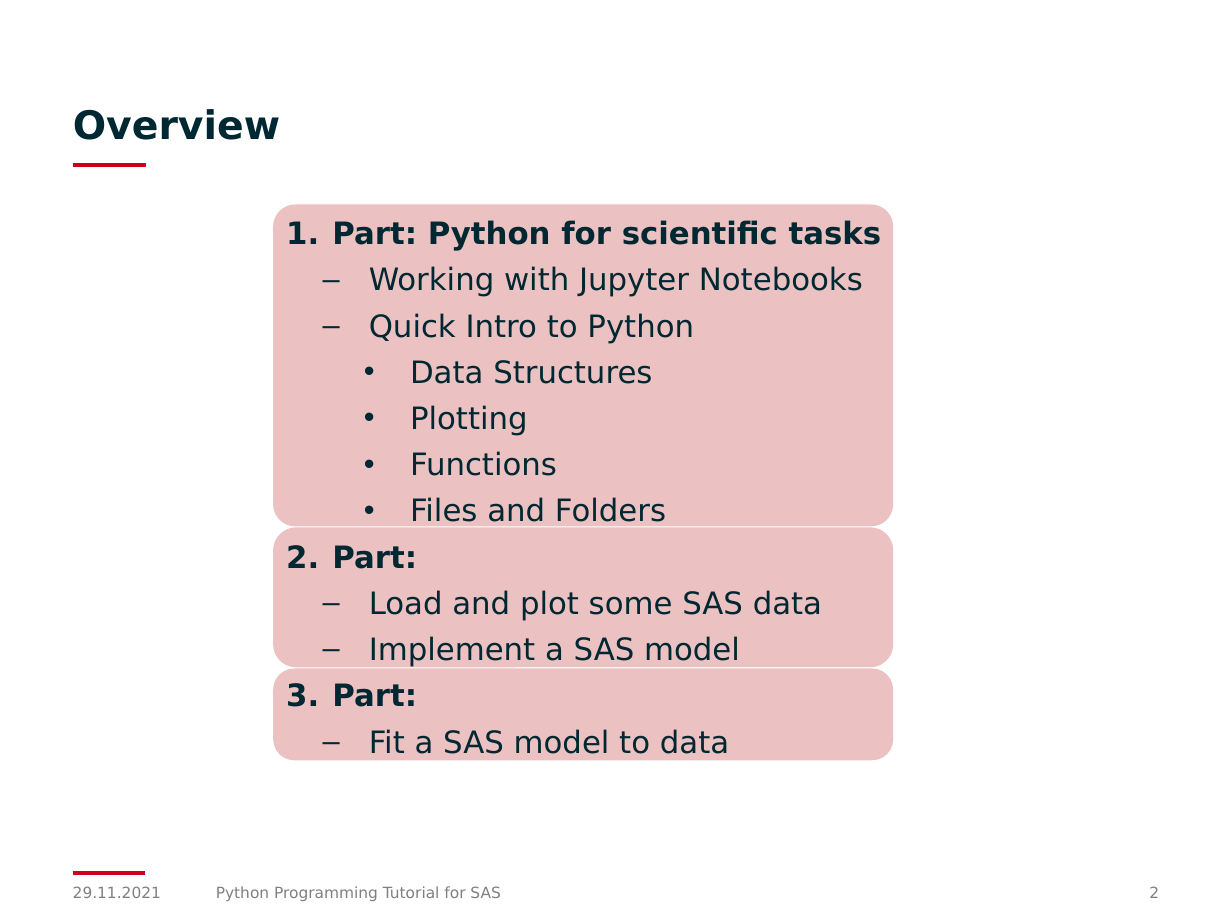
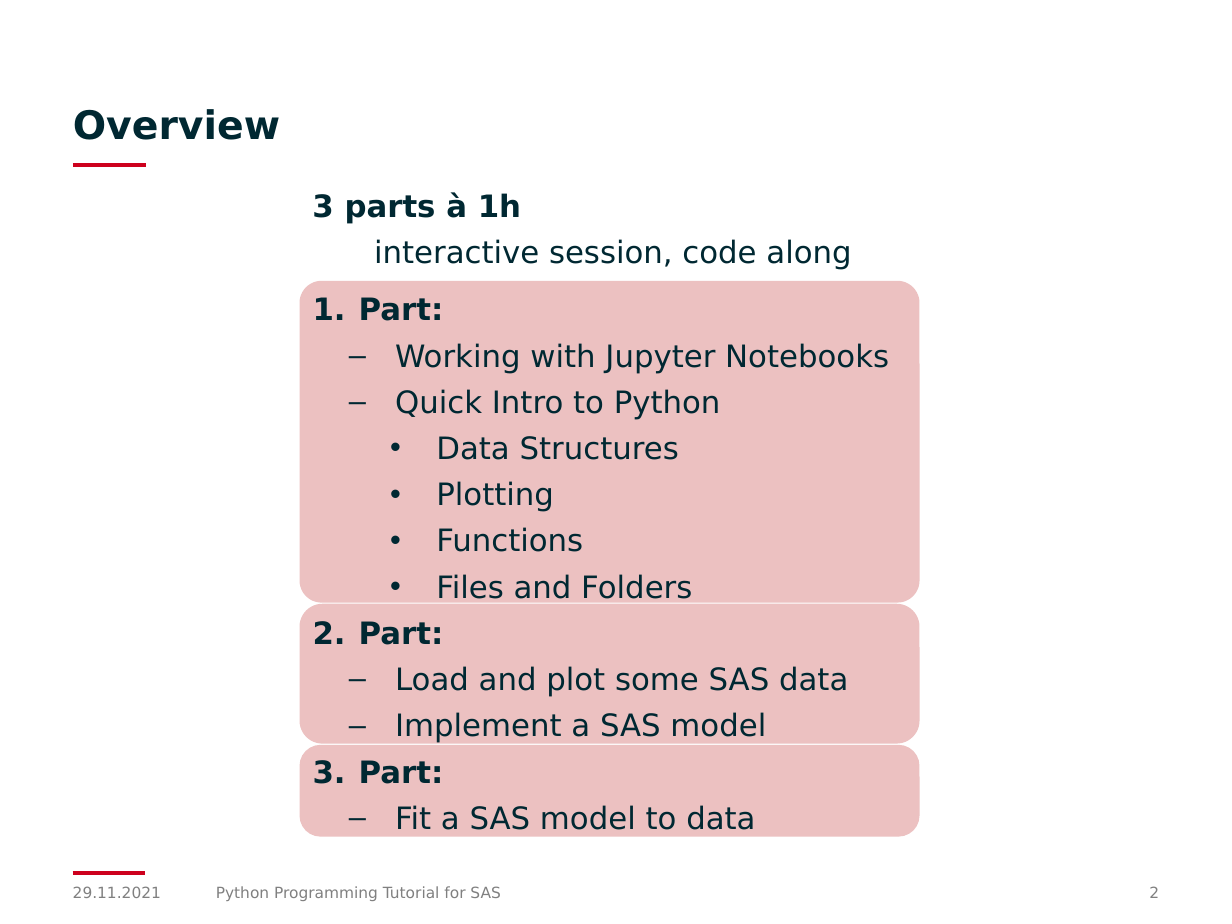
Before and after one commit to BAMresearch/jupyter_tutorial_sas, a slide deck: slide 2 of Programming Tutorial.pptx. Drawn at 1232x924 pixels with LibreOffice and Linux fonts; fonts in the diff are those of the drawing; background and template pictures are left out. Boxes give left, top, right and bottom in pixels: in the first picture for what was removed or moved away, otherwise in the second. Text is boxed around its words. In the diff, an @@ line names an element or a change of style, - is before the commit and + after.

```diff
--- a/Programming Tutorial.pptx
+++ b/Programming Tutorial.pptx
@@ text added at (312, 192, 851, 270), 18 pt, text #002832 @@
+3 parts à 1h
+  interactive session, code along
@@ 3 rounded rectangles: place and size @@
-3 rounded rectangles at (274, 205, 893, 761)
+3 rounded rectangles at (299, 281, 919, 838)
@@ text "Part:": place and size @@
-text "Part:" at (332, 220, 882, 754)
+text "Part:" at (359, 297, 889, 830)
@@ text at (359, 297, 444, 321): text changed @@
-1. Part: Python for scientific tasks
+1. Part:
```
Also in this commit, not shown: 3 other slides changed.
